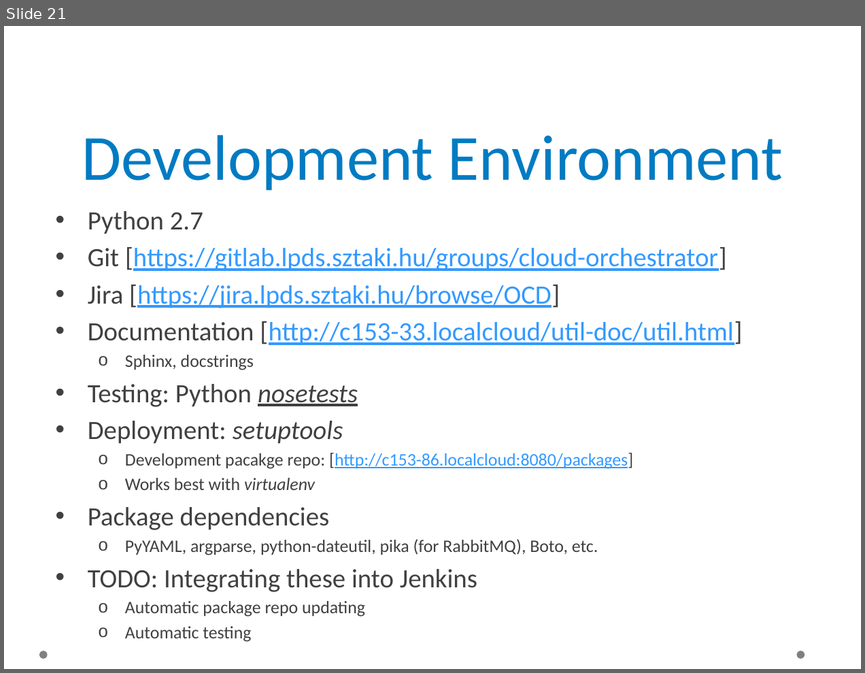
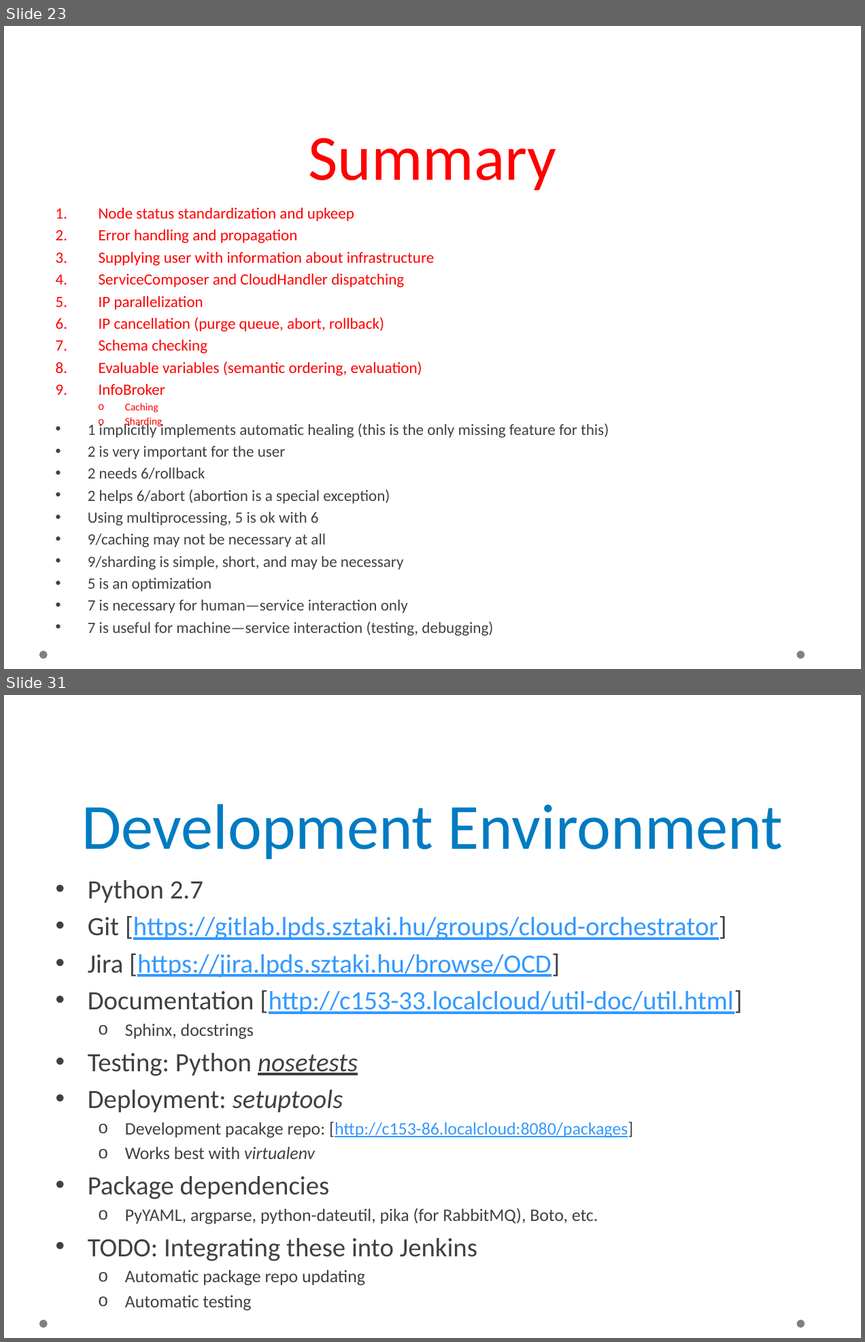
Before and after one commit to occopus/docs, a slide deck: sztaki-occo-report.pptx. Shown one above the other, each under a label of ours: slide 21 before the commit, slides 23 and 31 after it; the slides between them are not shown. The pictures are 865x673 and 865x1342 pixels, drawn with LibreOffice and Linux fonts; fonts in the diff are those of the drawing; background and template pictures are left out. Boxes give left, top, right and bottom in pixels: in the first picture for what was removed or moved away, otherwise in the second. Text is boxed around its words. In the diff, an @@ line names an element or a change of style, - is before the commit and + after.

Commit message:
Update OCCO status report

```diff
--- a/sztaki-occo-report.pptx
+++ b/sztaki-occo-report.pptx
@@ slide 23 added at (x1=4, y1=26, x2=861, y2=669), background picture (left out); not listed: 2 template elements that a slide beside it also shows @@
@@ title added at (x1=308, y1=138, x2=556, y2=191), 54 pt, text #FF0000 @@
+Summary
@@ text added at (x1=99, y1=208, x2=434, y2=412), 13.2 pt, text #FF0000 @@
+1. Node status standardization and upkeep
+2. Error handling and propagation
+3. Supplying user with information about infrastructure
+4. ServiceComposer and CloudHandler dispatching
+5. IP parallelization
+6. IP cancellation (purge queue, abort, rollback)
+7. Schema checking
+8. Evaluable variables (semantic ordering, evaluation)
+9. InfoBroker
+  o Caching
+  o Sharding
@@ text added at (x1=88, y1=421, x2=609, y2=633), 13.2 pt, text #404040 @@
+• 1 implicitly implements automatic healing (this is the only missing feature for this)
+• 2 is very important for the user
+• 2 needs 6/rollback
+• 2 helps 6/abort (abortion is a special exception)
+• Using multiprocessing, 5 is ok with 6
+• 9/caching may not be necessary at all
+• 9/sharding is simple, short, and may be necessary
+• 5 is an optimization
+• 7 is necessary for human—service interaction only
+• 7 is useful for machine—service interaction (testing, debugging)
@@ what was slide 21 is now slide 31 @@
```
Also in this commit, not shown: 8 slides changed, 9 other slides added.
